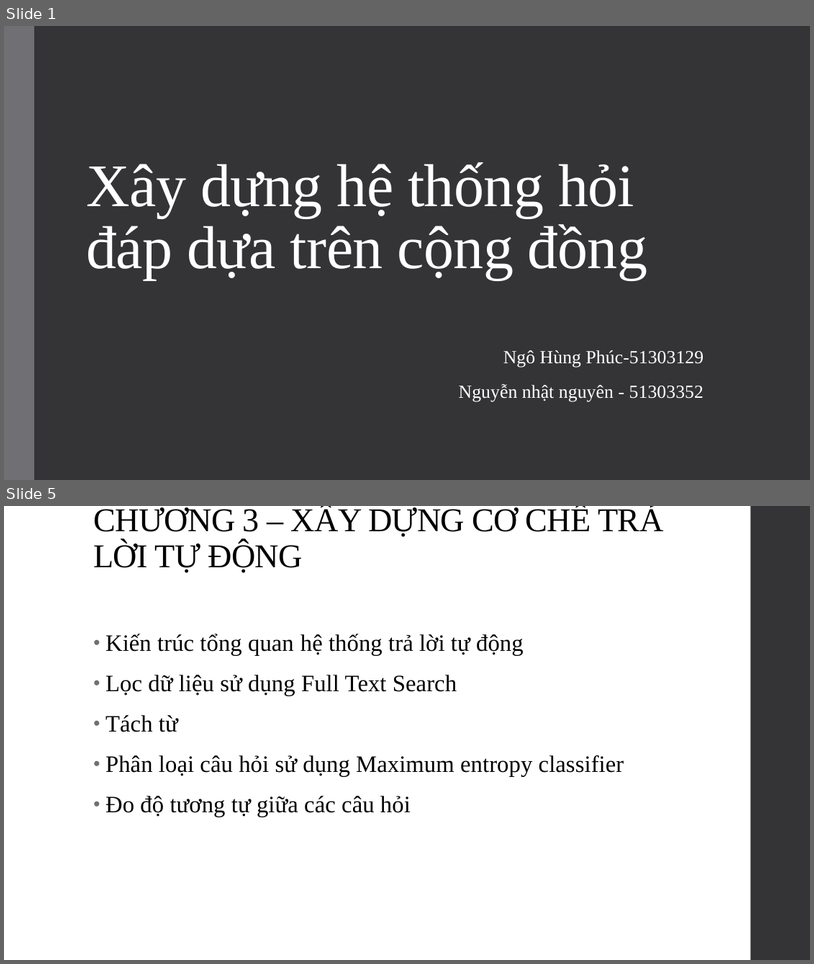
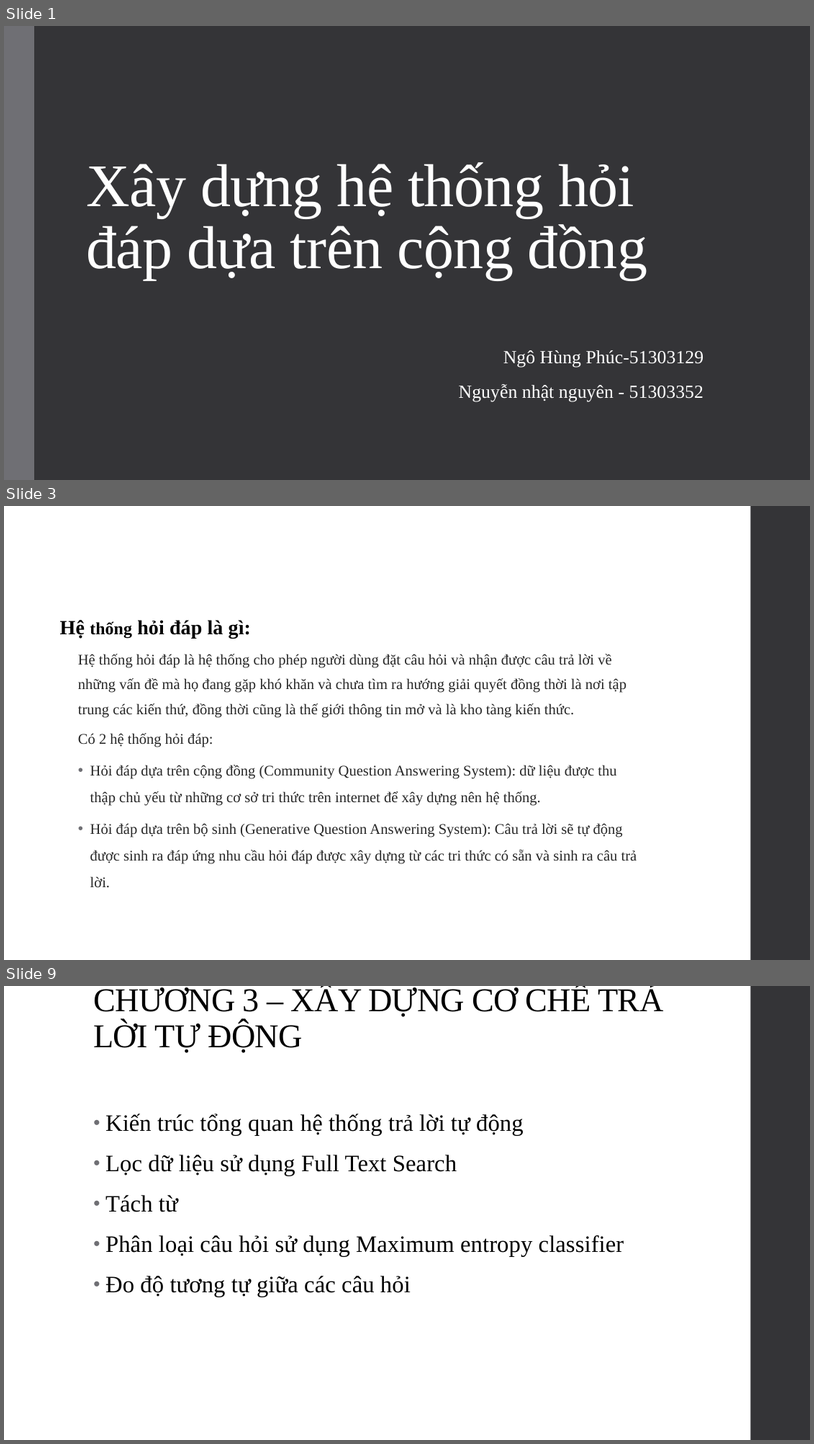
Before and after one commit to SaiGonSoftware/QA-Forum, a slide deck: Document/Baocao.pptx. Shown one above the other, each under a label of ours: slides 1 and 5 before the commit, slides 1, 3 and 9 after it; the slides between them are not shown. The pictures are 814x964 and 814x1444 pixels, drawn with LibreOffice and Linux fonts; fonts in the diff are those of the drawing. Boxes give left, top, right and bottom in pixels: in the first picture for what was removed or moved away, otherwise in the second. Text is boxed around its words. In the diff, an @@ line names an element or a change of style, - is before the commit and + after.

```diff
--- a/Document/Baocao.pptx
+++ b/Document/Baocao.pptx
@@ slide 3 added at <box>4,506,810,960</box>, background #FFFFFF; not listed: 1 template element that a slide beside it also shows @@
@@ text added at <box>60,620,638,888</box>, 17.6 pt, text #262626 @@
+Hệ thống hỏi đáp là gì:
+  Hệ thống hỏi đáp là hệ thống cho phép người dùng đặt câu hỏi và nhận được câu trả lời về những vấn đề mà họ đang gặp khó khăn và chưa tìm ra hướng giải quyết đồng thời là nơi tập trung các kiến thứ, đồng thời cũng là thế giới thông tin mở và là kho tàng kiến thức.
+  Có 2 hệ thống hỏi đáp:
+  • Hỏi đáp dựa trên cộng đồng (Community Question Answering System): dữ liệu được thu thập chủ yếu từ những cơ sở tri thức trên internet để xây dựng nên hệ thống.
+  • Hỏi đáp dựa trên bộ sinh (Generative Question Answering System): Câu trả lời sẽ tự động được sinh ra đáp ứng nhu cầu hỏi đáp được xây dựng từ các tri thức có sẵn và sinh ra câu trả lời.
@@ what was slide 5 is now slide 9 @@
```
Also in this commit, not shown: 3 slides changed, 3 other slides added, 4 other files.
